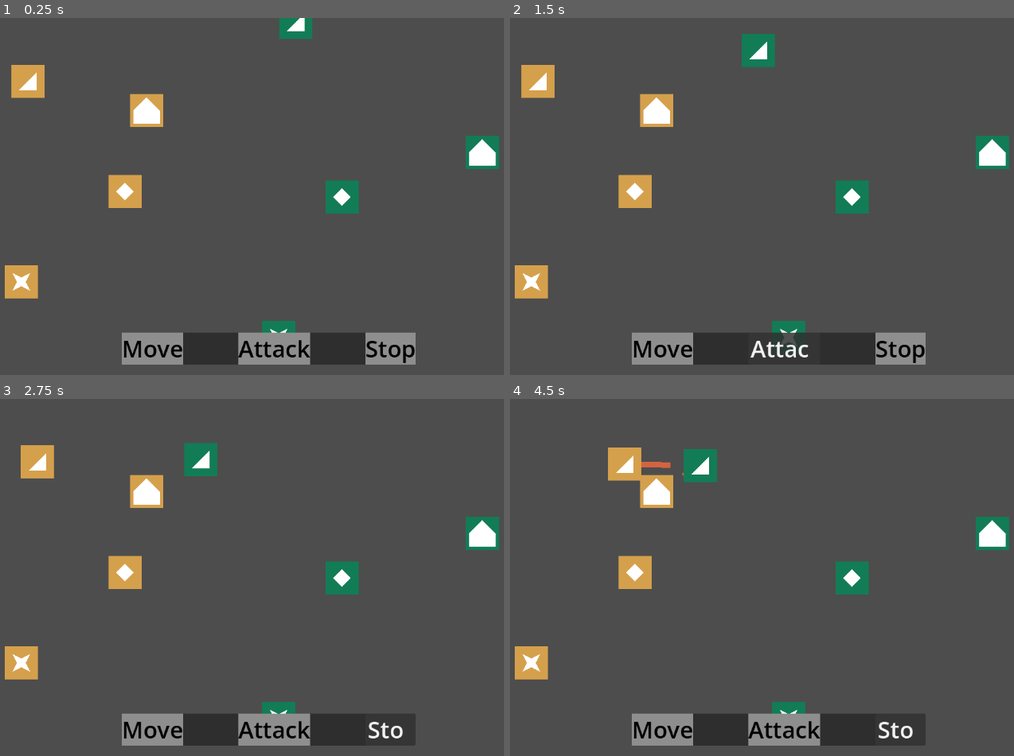
Above: before the commit, frames 1-4 (two rows, left to right).
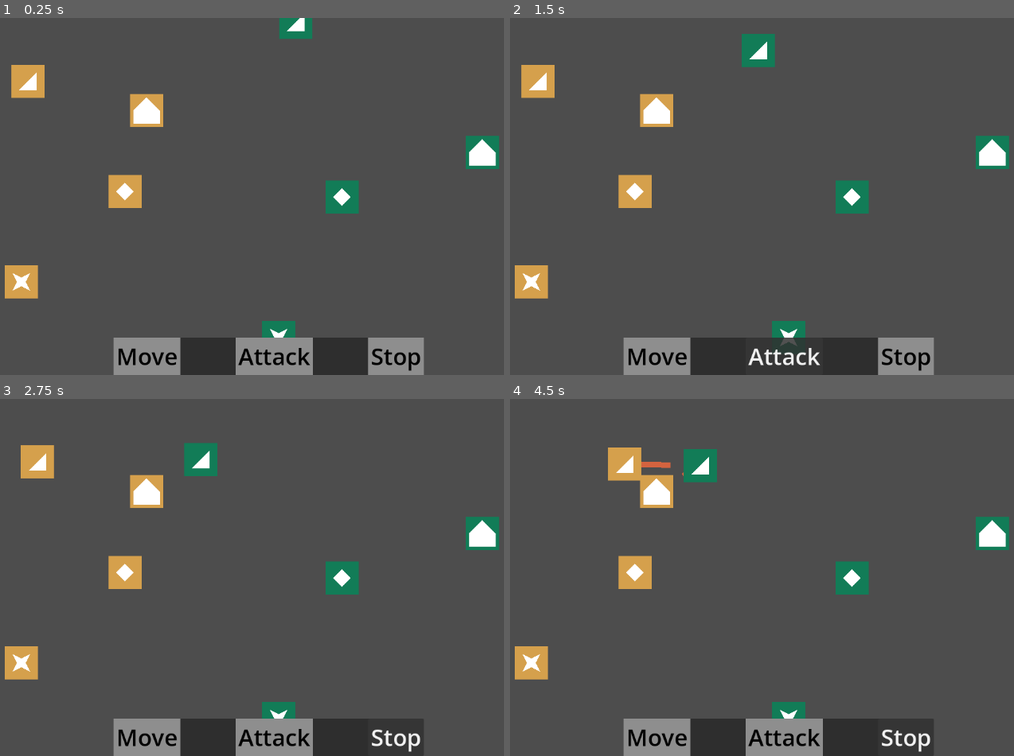
Above: after the commit, the same moments.

Repository: znichola/tent-general
Game: Godot game, scene res://game_board/game_board.tscn
Same seed, same stepped clock (60 frames per second), same inputs: the game is played once before the commit and once after it. The project has no main scene, so this scene is started directly.
Inputs:
- Up to frame 1 (0.25 s): no input
- Up to frame 2 (1.5 s): click "Move" at 0.5 s; click "Attack" at 1.25 s
- Up to frame 3 (2.75 s): click "Stop" at 2 s
- Up to frame 4 (4.5 s): click "Move" at 2.75 s; click "Attack" at 3.5 s; click "Stop" at 4.25 s

The runs differ from the first frame. In frame 1, 4.0% of the frame differs, in the area x 22-85%, y 87-100%; in frame 2, 3.4%; in frame 3, 3.5%; in frame 4, 3.5%.

Commit message:
fix button resize to hid last letter issue

Diff:
--- a/game_board/command_panel/command_button.tscn
+++ b/game_board/command_panel/command_button.tscn
@@ -9,10 +9,10 @@
 anchor_top = 0.5
 anchor_right = 0.5
 anchor_bottom = 0.5
-offset_left = -27.0
-offset_top = -11.5
-offset_right = 27.0
-offset_bottom = 11.5
+offset_left = -70.0
+offset_top = -29.0
+offset_right = 70.0
+offset_bottom = 29.0
 grow_horizontal = 2
 grow_vertical = 2
 theme_override_colors/font_color = Color(0, 0, 0, 1)
--- a/game_board/command_panel/command_panel.tscn
+++ b/game_board/command_panel/command_panel.tscn
@@ -3,27 +3,15 @@
 [ext_resource type="PackedScene" uid="uid://gwlewfdv1owi" path="res://game_board/command_panel/buttons_container.tscn" id="1_8vyyt"]
 
 [node name="CommandPanel" type="Panel" unique_id=1889630859]
-anchors_preset = 7
-anchor_left = 0.5
-anchor_top = 1.0
-anchor_right = 0.5
+anchors_preset = 15
+anchor_right = 1.0
 anchor_bottom = 1.0
-offset_left = -266.0
-offset_top = -58.0
-offset_right = 266.0
+offset_left = 283.0
+offset_top = 580.0
+offset_right = -283.0
 grow_horizontal = 2
-grow_vertical = 0
+grow_vertical = 2
 
 [node name="ButtonsContainer" parent="." unique_id=1550698775 instance=ExtResource("1_8vyyt")]
-layout_mode = 0
-anchors_preset = 0
-anchor_left = 0.0
-anchor_top = 0.0
-anchor_right = 0.0
-anchor_bottom = 0.0
-offset_left = 0.0
-offset_top = 0.0
-offset_right = 532.0
-offset_bottom = 58.0
-grow_horizontal = 1
-grow_vertical = 1
+layout_mode = 1
+anchors_preset = -1
--- a/game_board/game_board.tscn
+++ b/game_board/game_board.tscn
@@ -12,8 +12,14 @@
 [node name="CanvasLayer" type="CanvasLayer" parent="." unique_id=1328258671]
 
 [node name="CommandPanel" parent="CanvasLayer" unique_id=1889630859 instance=ExtResource("2_rkty7")]
-offset_top = -77.0
-offset_bottom = -19.0
+anchors_preset = 7
+anchor_left = 0.5
+anchor_top = 1.0
+anchor_right = 0.5
+offset_left = -281.0
+offset_top = -68.0
+offset_right = 281.0
+grow_vertical = 0
 
 [node name="GroupSelectionManager" type="Node2D" parent="." unique_id=180807138]
 script = ExtResource("3_y6ip2")
--- a/themes/button_style_box_flat.tres
+++ b/themes/button_style_box_flat.tres
@@ -1,4 +1,8 @@
 [gd_resource type="StyleBoxFlat" format=3 uid="uid://lknotxvnanev"]
 
 [resource]
+content_margin_left = 5.0
+content_margin_top = 5.0
+content_margin_right = 5.0
+content_margin_bottom = 5.0
 bg_color = Color(0.556953, 0.556953, 0.556953, 1)
